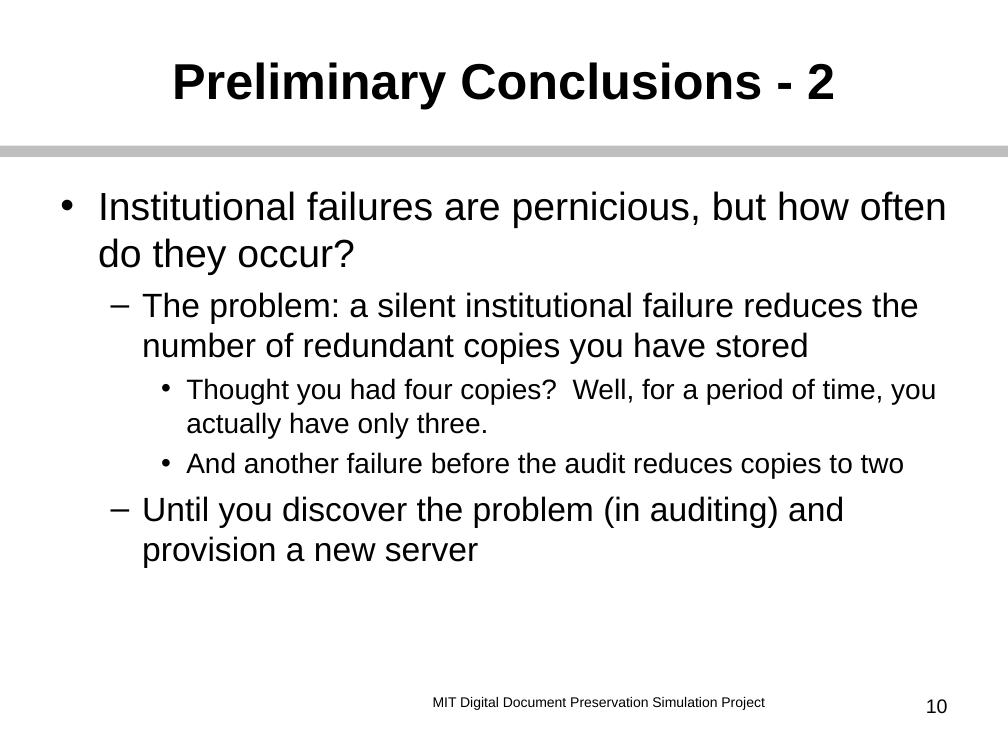
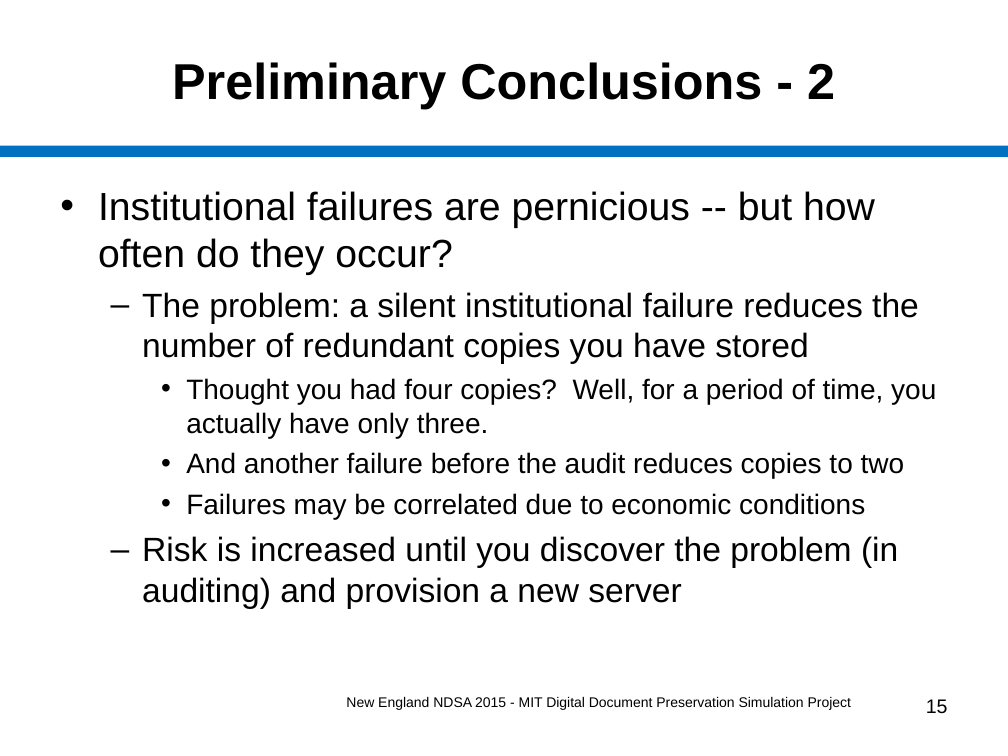
Before and after one commit to MIT-Informatics/PreservationSimulation, a slide deck: slide 15 of shelf/docs/Slides_NewEnglandNDSA.ppt (slide 10 before the commit). Drawn at 1008x756 pixels with LibreOffice and Linux fonts; fonts in the diff are those of the drawing. Boxes give left, top, right and bottom in pixels: in the first picture for what was removed or moved away, otherwise in the second. Text is boxed around its words. In the diff, an @@ line names an element or a change of style, - is before the commit and + after.

Commit message:
Fill out slides for New Eng NDSA mtg on Friday.

```diff
--- a/shelf/docs/Slides_NewEnglandNDSA.ppt
+++ b/shelf/docs/Slides_NewEnglandNDSA.ppt
@@ line (0, 151) - (1008, 151): stroke #BFBFBF 7.99 pt to #0070C0 7.99 pt @@
@@ text at [98, 191, 875, 275]: text changed @@
-• Institutional failures are pernicious, but how often do they occur?
+• Institutional failures are pernicious -- but how often do they occur?
@@ text at [142, 493, 898, 609]: text changed @@
-  – Until you discover the problem (in auditing) and provision a new server
+    • Failures may be correlated due to economic conditions
+  – Risk is increased until you discover the problem (in auditing) and provision a new server
@@ text at [346, 697, 851, 710]: text changed @@
-MIT Digital Document Preservation Simulation Project
+New England NDSA 2015 - MIT Digital Document Preservation Simulation Project
@@ page number at [926, 699, 948, 714]: text changed @@
-10
+15
```
Also in this commit, not shown: 11 other slides changed, 6 slides added, 7 other files.
